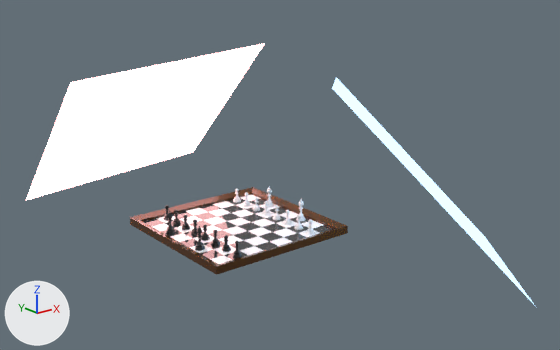
One commit to the Blender file Blends/Chess Set/Objects/chess_scene.blend: the scene before it, then after it.
Before and after are seen from a camera (50 mm lens) standing at (-1.44, -2.04, 0.96) and looking at (0.16, -0.04, 0.16). Lighting does not change. The marker at lower left points along +X, +Y and +Z.

Script lines for the objects in view, before the commit:
```python
me_chessboard = bpy.data.meshes.new('Chessboard')
me_chessboard.from_pydata(...)  # 144 vertices, 64 faces; spans x -0.24..0.24, y -0.24..0.24, z 0.0
# faces by material slot: [32, 32]
me_chessboard.materials.append(mat_white_001)  # white #e7e7e7
me_chessboard.materials.append(mat_black_001)  # black #353535
me_cube_003 = bpy.data.meshes.new('Cube.003')
me_cube_003.from_pydata(...)  # 16 vertices, 16 faces; spans x -0.267..0.267, y -0.267..0.267, z -0.01..0.017
me_cube_003.materials.append(mat_wood)  # its picture is missing
me_plane = bpy.data.meshes.new('Plane')
me_plane.from_pydata([(-1.0, -1.0, 0.0), (1.0, -1.0, 0.0), (-1.0, 1.0, 0.0), (1.0, 1.0, 0.0)], [], [(0, 1, 3, 2)])
me_plane.materials.append(mat_material)  # blue #b1daff
me_plane_001 = bpy.data.meshes.new('Plane.001')
me_plane_001.from_pydata([(-1.0, -1.0, 0.0), (1.0, -1.0, 0.0), (-1.0, 1.0, 0.0), (1.0, 1.0, 0.0)], [], [(0, 1, 3, 2)])
me_plane_001.materials.append(mat_material_001)  # pink #ffbebe
ob_board = bpy.data.objects.new('Board', me_chessboard)
ob_board.location = (0.0, 0.0, 0.0)
ob_board_frame = bpy.data.objects.new('Board_Frame', me_cube_003)
ob_board_frame.location = (0.0, 0.0, 0.0)
ob_light1 = bpy.data.objects.new('Light1', me_plane)
ob_light1.location = (0.397, -0.466, 0.219)
ob_light1.rotation_euler = (0.799, 0.142, 0.809)  # degrees (46, 8.1, 46)
ob_light1.scale = (0.409, 0.409, 0.409)
ob_light2 = bpy.data.objects.new('Light2', me_plane_001)
ob_light2.location = (-0.026, 0.582, 0.256)
ob_light2.rotation_euler = (2.367, -0.0664, 0.0282)  # degrees (136, -3.8, 1.6)
ob_light2.scale = (0.4, 0.4, 0.4)
```
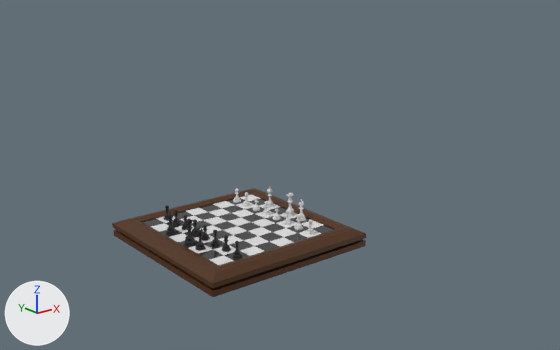
What the commit changed:
me_cube_003 is used by ob_board_frame; location (0.0, 0.0, 0.0).
me_cube_003 had 16 vertices, 16 faces and spanned x -0.267..0.267, y -0.267..0.267, z -0.01..0.017.
me_cube_003 now has 40 vertices, 37 faces and spans x -0.312..0.312, y -0.312..0.312, z -0.054..0.01.
me_cube_003 part 1: 16 vertices removed from x -0.267..0.267, y -0.267..0.267, z -0.01..0.017; 40 vertices added at x -0.312..0.312, y -0.312..0.312, z -0.054..0.01.
Mesh me_cylinder_004 is new.
It has 321 vertices, 337 faces and spans x -0.017..0.017, y -0.015..0.015, z 0.0..0.0719.
It uses material mat_black (black #242424).
Mesh me_cylinder_000 is new.
It has 321 vertices, 337 faces and spans x -0.017..0.017, y -0.015..0.015, z 0.0..0.0719.
It uses material mat_white (light grey #dbdbdb).
Object 'Light1' (ob_light1) is deleted.
Object 'Light2' (ob_light2) is deleted.
Object 'Queen.001' (ob_queen_001) is new; it shows me_cylinder_004.
Its location is (-0.21, -0.03, 0.0).
Its scale is (1.21, 1.21, 1.21).
Object 'Queen' (ob_queen) is new; it shows me_cylinder_000.
Its location is (0.21, -0.03, 0.0).
Its scale is (1.21, 1.21, 1.21).

Location of each change, (x1, y1, x2, y2) in pixels of the pictures (560 x 350 px):
'Light2', deleted
    before: (26, 43, 265, 200)
'Board_Frame', reshaped (16% wider, 24% taller)
    before: (130, 187, 348, 275)
    after: (112, 188, 366, 297)
'Light1', deleted
    before: (332, 77, 534, 304)
'Queen.001', added
    after: (184, 219, 196, 245)
'Queen', added
    after: (285, 193, 295, 217)
